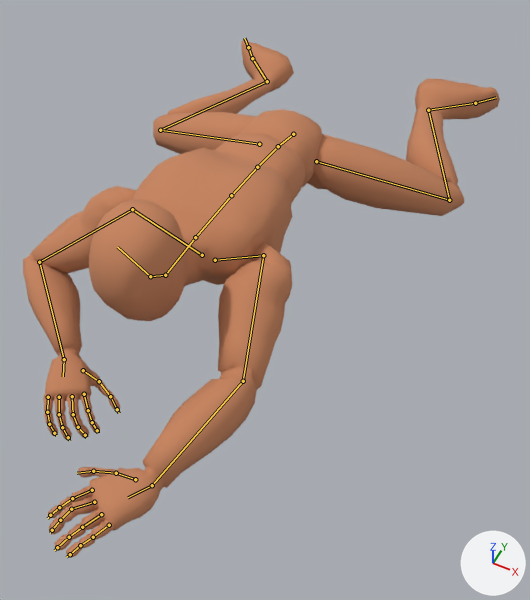
An edit to the Blender file rigs/human/locomotion/animation-human-crawl.blend, drawn before and after from the same camera.
Before and after are seen from a 50 mm lens placed at (0.7, -1.61, 1.44), pointed at (0.14, -0.49, 0.04). The lights are fixed; the arrows at lower right show +X, +Y and +Z. The first picture is the older version. Both versions are drawn at frame 15 of the action 'Crawl'; the numbers are the values there. The bones that change, and the others that lie on the model, are drawn over the model as lines.

In view in the first picture: 'Mannequin'.
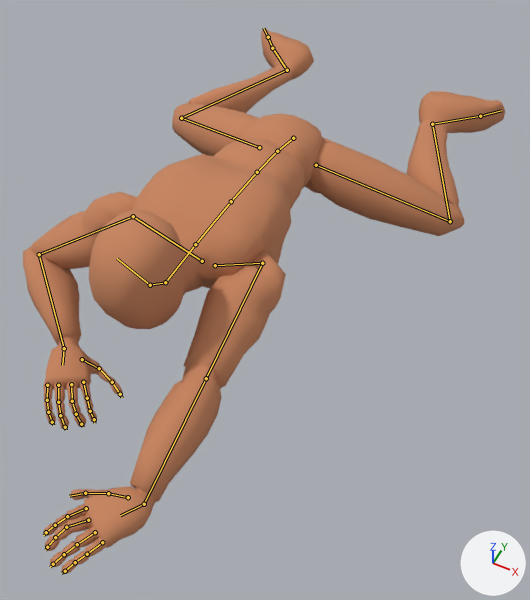
Boxes (x1, y1, x2, y2) around the edits, measured in the pictures (530 x 600 px):
'Mannequin', posed: before (23, 39, 500, 557); after (23, 28, 505, 574)

The change in detail:
Bone 'CTRL_ILLEG_L' (bone_ctrl_illeg_l) moves from (0.166, 0.42, -0.033) to (0.203, 0.34, -0.024).
Bone 'CTRL_ILLEG_R' (bone_ctrl_illeg_r) moves from (-0.203, 0.338, -0.033) to (-0.166, 0.422, -0.024).
Bone 'CTRL_Arm_L' (bone_ctrl_arm_l) moves from (1.278, -1.18, -0.515) to (1.355, -1.205, -0.533).
Bone 'DRV_thumb_01_L' (bone_drv_thumb_01_l) turns from (-17, 1, -6) to (-10, 6, -9) degrees about its own x, y and z.
Bone 'CTRL_Arm_R' (bone_ctrl_arm_r) moves from (-1.392, -0.953, -0.532) to (-1.392, -0.927, -0.512).
Bone 'DRV_f_index_03_R' (bone_drv_f_index_03_r) turns from (24, 9, 1) to (20, 6, 1) degrees about its own x, y and z.
Bone 'DRV_f_middle_01_R' (bone_drv_f_middle_01_r) turns from (13, 10, 2) to (4, 7, 1) degrees about its own x, y and z.
Bone 'DRV_f_Ring_03_R' (bone_drv_f_ring_03_r) turns from (24, 8, 1) to (20, 5, 1) degrees about its own x, y and z.
Bone 'DRV_thumb_01_R' (bone_drv_thumb_01_r) turns from (-14, 5, -1) to (-19, 7, -1) degrees about its own x, y and z.
Bone 'CTRL_Hips' (bone_ctrl_hips) moves from (0.0, -0.094, -0.711) to (0.0, -0.096, -0.723).
Bone 'CTRL_Hips' (bone_ctrl_hips) turns from (56, 0, 0) to (57, 0, 0) degrees about its own x, y and z.
